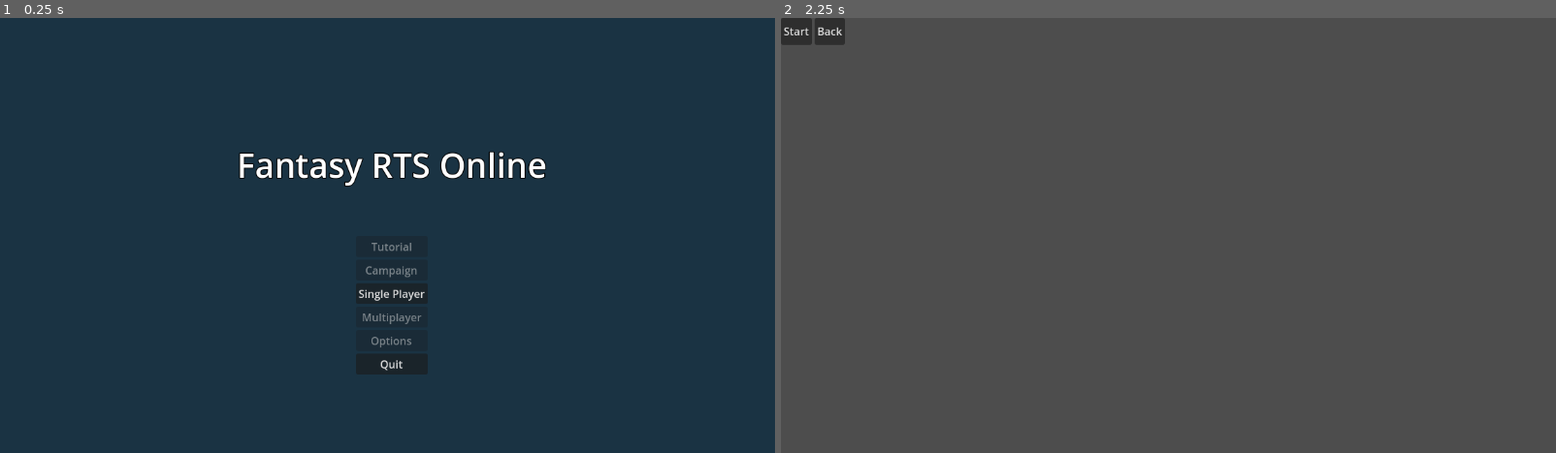
Above: before the commit, frames 1-2 (left to right).
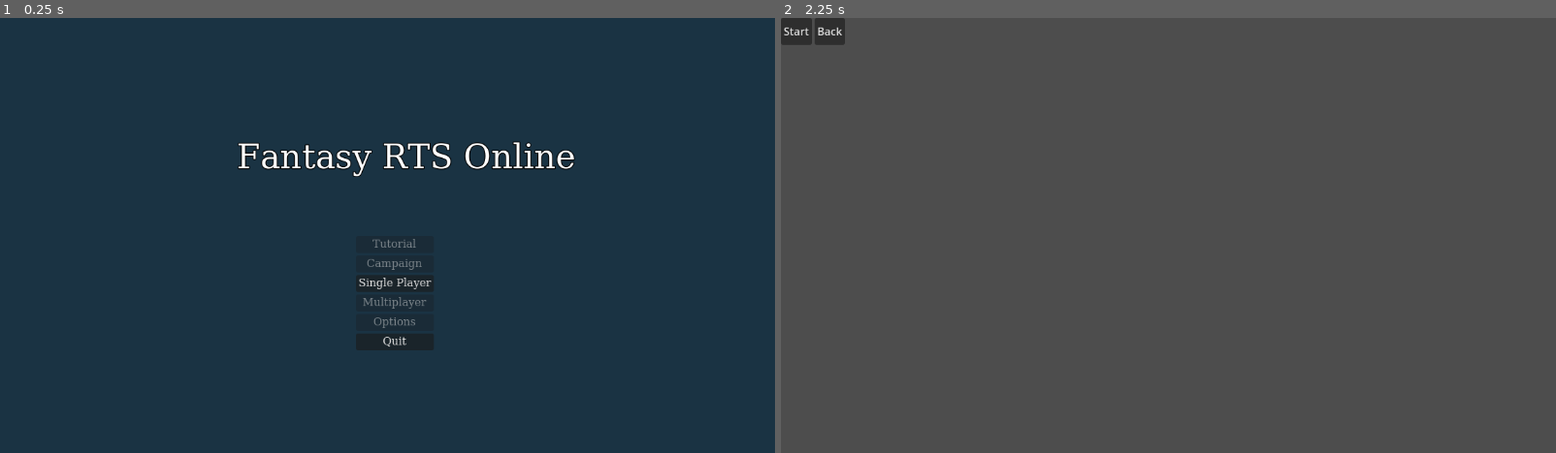
Above: after the commit, the same moments.

Repository: FantacyRTSOnline/Game
Game: Godot game, scene res://src/menus/start/start_menu.tscn
Two runs of this game, one before a commit and one after it. Both use one fixed random seed, a clock stepped at 60 frames per second and the inputs below.
Inputs:
- Up to frame 1 (0.25 s): no input
- Up to frame 2 (2.25 s): click "Single Player" at 0.5 s; click "Back" at 1.25 s; click "Single Player" at 2 s

The runs differ from the first frame. In frame 1, 3.0% of the frame differs, in the area x 30-75%, y 28-82%; in frame 2, nothing differs.

Commit message:
Update start_menu.tscn

Diff:
--- a/game/src/menus/start/start_menu.tscn
+++ b/game/src/menus/start/start_menu.tscn
@@ -1,6 +1,30 @@
-[gd_scene load_steps=2 format=3 uid="uid://7d65xxpfs1jo"]
+[gd_scene load_steps=4 format=3 uid="uid://7d65xxpfs1jo"]
 
 [ext_resource type="Script" path="res://src/menus/start/start_menu.gd" id="1_2yojf"]
+
+[sub_resource type="FontFile" id="FontFile_0v53q"]
+cache/0/50/0/ascent = 0.0
+cache/0/50/0/descent = 0.0
+cache/0/50/0/underline_position = 0.0
+cache/0/50/0/underline_thickness = 0.0
+cache/0/50/0/scale = 1.0
+cache/0/50/0/kerning_overrides/50/0 = Vector2(0, 0)
+cache/0/50/0/kerning_overrides/16/0 = Vector2(0, 0)
+cache/0/16/0/ascent = 0.0
+cache/0/16/0/descent = 0.0
+cache/0/16/0/underline_position = 0.0
+cache/0/16/0/underline_thickness = 0.0
+cache/0/16/0/scale = 1.0
+cache/0/16/0/kerning_overrides/50/0 = Vector2(0, 0)
+cache/0/16/0/kerning_overrides/16/0 = Vector2(0, 0)
+
+[sub_resource type="FontFile" id="FontFile_ocg1e"]
+cache/0/16/0/ascent = 0.0
+cache/0/16/0/descent = 0.0
+cache/0/16/0/underline_position = 0.0
+cache/0/16/0/underline_thickness = 0.0
+cache/0/16/0/scale = 1.0
+cache/0/16/0/kerning_overrides/16/0 = Vector2(0, 0)
 
 [node name="Menu" type="Control"]
 layout_mode = 3
@@ -31,6 +55,7 @@
 layout_mode = 2
 theme_override_constants/outline_size = 5
 theme_override_constants/shadow_outline_size = 10
+theme_override_fonts/font = SubResource("FontFile_0v53q")
 theme_override_font_sizes/font_size = 50
 text = "Fantasy RTS Online"
 horizontal_alignment = 1
@@ -47,33 +72,39 @@
 
 [node name="Tutorial" type="Button" parent="Buttons/VBoxContainer"]
 layout_mode = 2
+theme_override_fonts/font = SubResource("FontFile_ocg1e")
 disabled = true
 text = "Tutorial"
 
 [node name="Campaign" type="Button" parent="Buttons/VBoxContainer"]
 layout_mode = 2
+theme_override_fonts/font = SubResource("FontFile_ocg1e")
 disabled = true
 text = "Campaign"
 
 [node name="Single" type="Button" parent="Buttons/VBoxContainer"]
 layout_mode = 2
 tooltip_text = "Play aganst AI in a scrimmage match"
+theme_override_fonts/font = SubResource("FontFile_ocg1e")
 text = "Single Player"
 
 [node name="Multiplayer" type="Button" parent="Buttons/VBoxContainer"]
 layout_mode = 2
+theme_override_fonts/font = SubResource("FontFile_ocg1e")
 disabled = true
 text = "Multiplayer"
 
 [node name="Options" type="Button" parent="Buttons/VBoxContainer"]
 layout_mode = 2
 tooltip_text = "Configure game settings"
+theme_override_fonts/font = SubResource("FontFile_ocg1e")
 disabled = true
 text = "Options"
 
 [node name="Quit" type="Button" parent="Buttons/VBoxContainer"]
 layout_mode = 2
 tooltip_text = "Close the game"
+theme_override_fonts/font = SubResource("FontFile_ocg1e")
 text = "Quit"
 
 [connection signal="pressed" from="Buttons/VBoxContainer/Tutorial" to="." method="_on_tutorial_pressed"]
